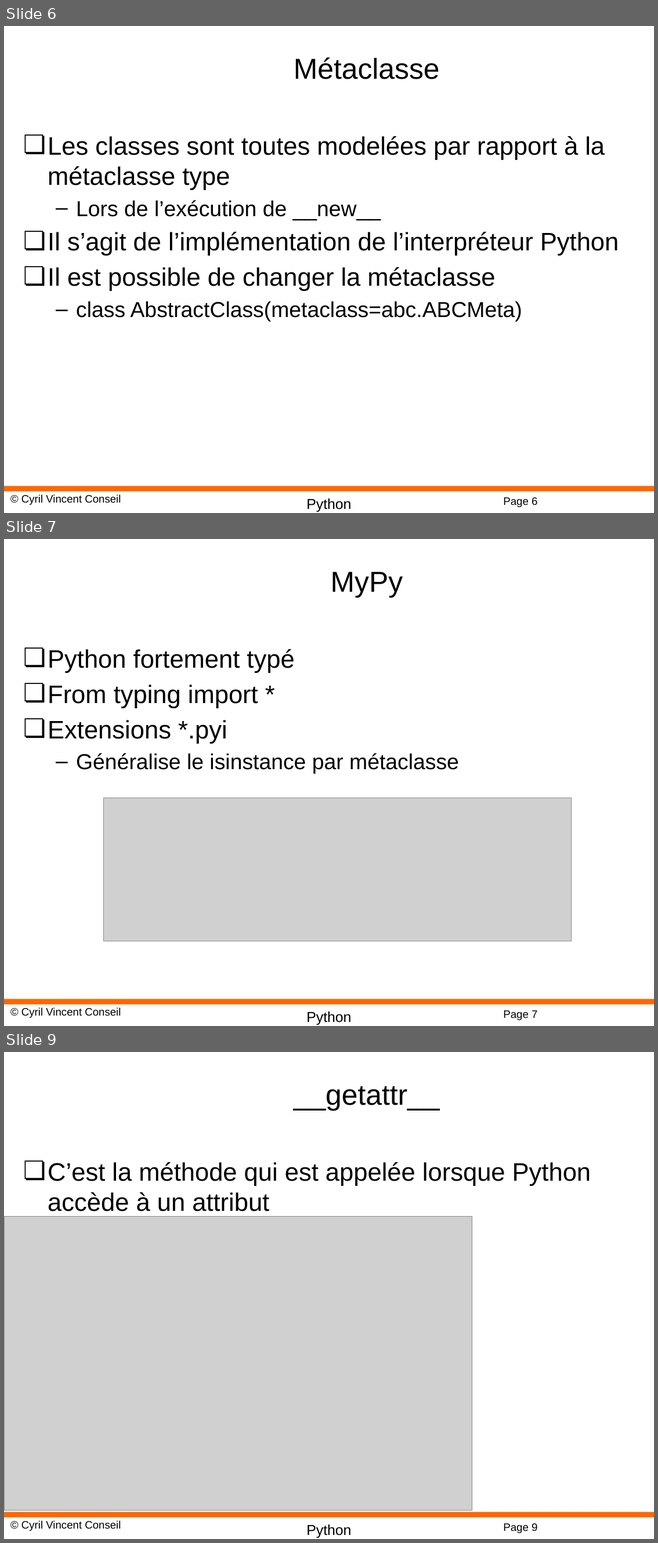
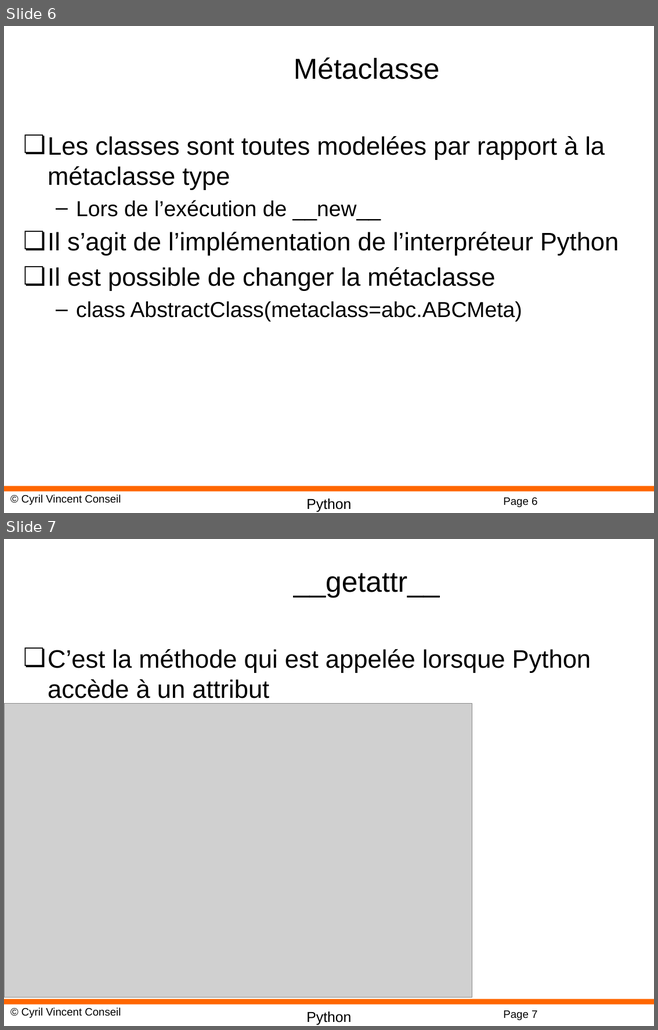
Before and after one commit to cyrilvincent/python-advanced, a slide deck: PPT/Python15-Reflexion.pptx. Shown one above the other, each under a label of ours: slides 6, 7 and 9 before the commit, slides 6 and 7 after it; the slides between them are not shown. The pictures are 658x1543 and 658x1030 pixels, drawn with LibreOffice and Linux fonts; fonts in the diff are those of the drawing; grey boxes stand for pictures; background and template pictures are left out. Boxes give left, top, right and bottom in pixels: in the first picture for what was removed or moved away, otherwise in the second. Text is boxed around its words. In the diff, an @@ line names an element or a change of style, - is before the commit and + after.

```diff
--- a/PPT/Python15-Reflexion.pptx
+++ b/PPT/Python15-Reflexion.pptx
@@ slide 7 removed at box(4, 539, 654, 1026), background #FFFFFF; not listed: 4 template elements that a slide beside it also shows @@
@@ title removed at box(331, 571, 402, 598) @@
-MyPy
@@ text removed at box(48, 649, 459, 774) @@
-❏ Python fortement typé
-❏ From typing import *
-❏ Extensions *.pyi
-  – Généralise le isinstance par métaclasse
@@ picture removed at box(104, 798, 571, 941) @@
@@ what was slide 9 is now slide 7 @@
@@ page number at box(503, 1011, 537, 1020): text changed @@
-Page 9
+Page 7
```
Also in this commit, not shown: 1 other slide removed, 1 other file.
